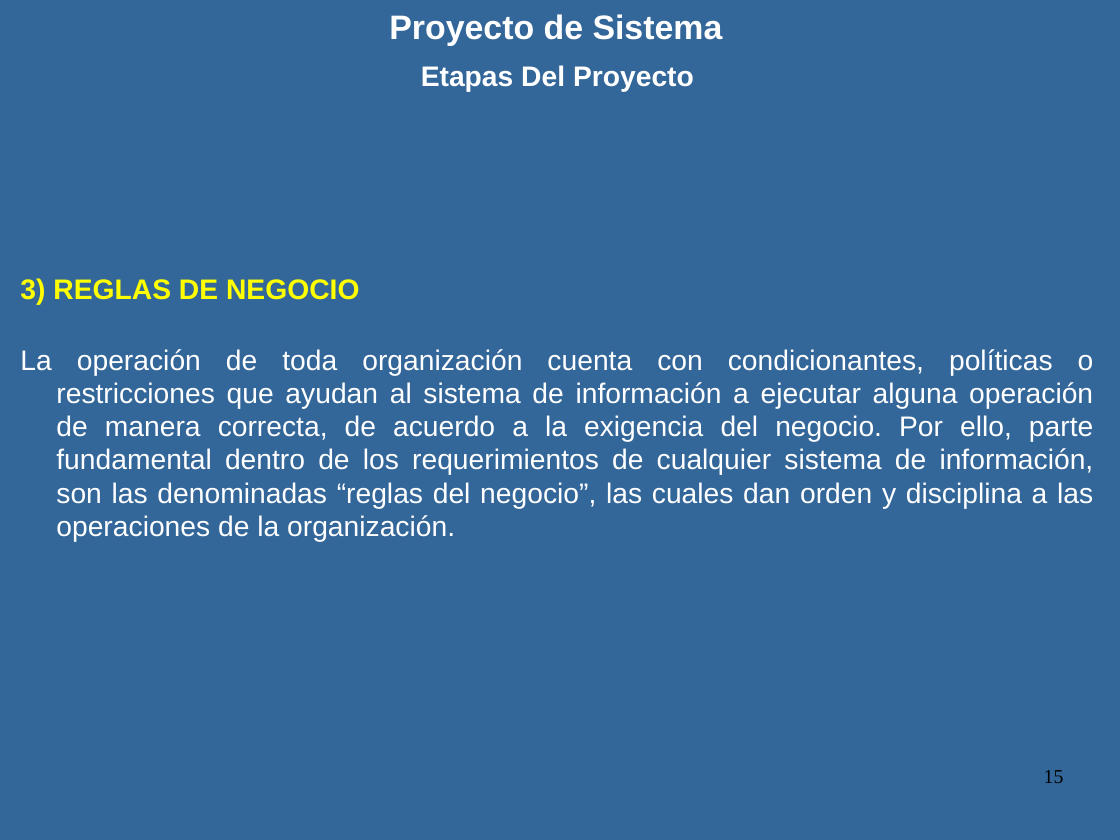
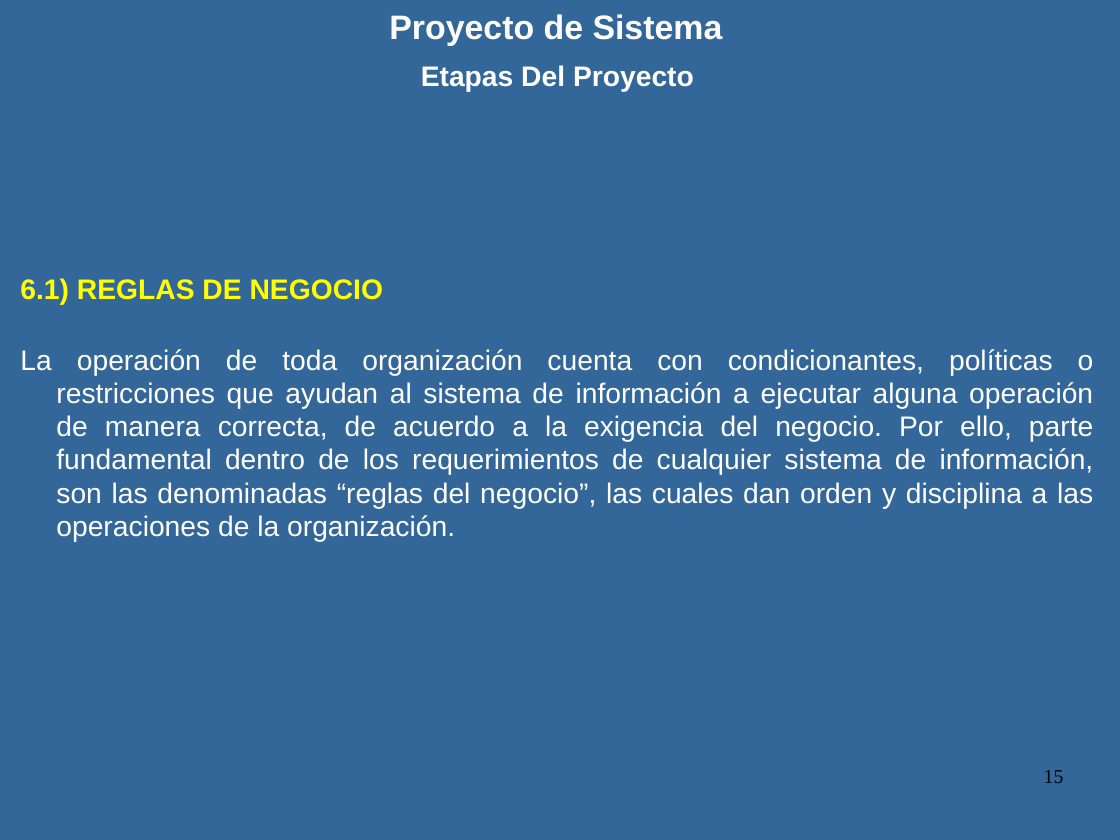
Before and after one commit to luismagarinos/Material-de-estudio-2023---MOO, a slide deck: slide 15 of Proyecto de Sistema 2023.ppt. Drawn at 1120x840 pixels with LibreOffice and Linux fonts; fonts in the diff are those of the drawing. Boxes give left, top, right and bottom in pixels: in the first picture for what was removed or moved away, otherwise in the second. Text is boxed around its words. In the diff, an @@ line names an element or a change of style, - is before the commit and + after.

```diff
--- a/Proyecto de Sistema 2023.ppt
+++ b/Proyecto de Sistema 2023.ppt
@@ text at box(20, 278, 383, 305): text changed @@
-      3) REGLAS DE NEGOCIO
+      6.1) REGLAS DE NEGOCIO
```
Also in this commit, not shown: 9 other slides changed, 2 other files.
